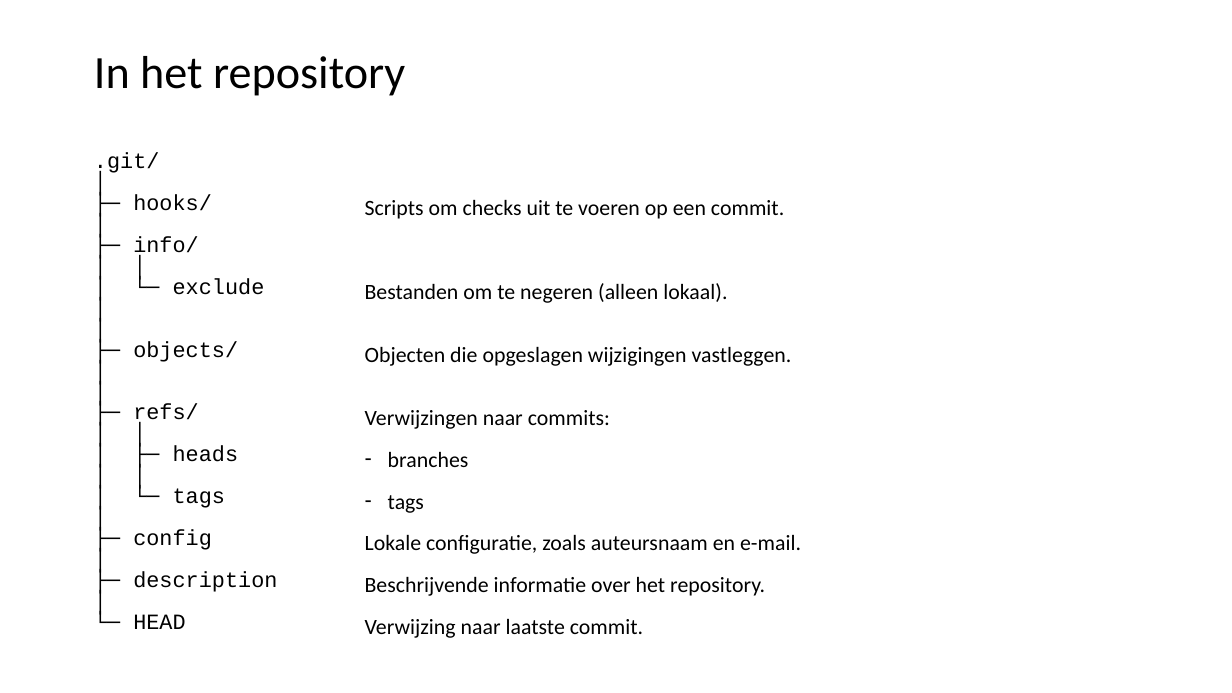
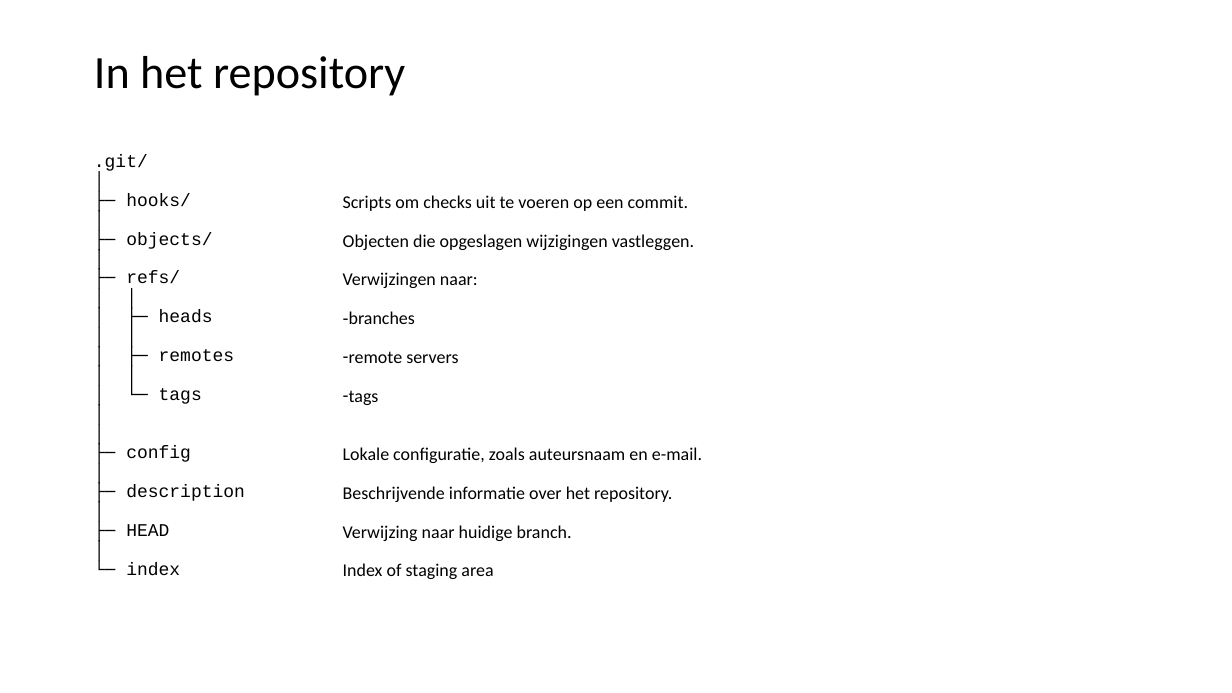
Before and after one commit to LFKoning/knowledge-sharing, a slide deck: slide 11 of git/1_basics/git_basic.pptx (slide 10 before the commit). Drawn at 1232x693 pixels with LibreOffice and Linux fonts; fonts in the diff are those of the drawing. Boxes give left, top, right and bottom in pixels: in the first picture for what was removed or moved away, otherwise in the second. Text is boxed around its words. In the diff, an @@ line names an element or a change of style, - is before the commit and + after.

Commit message:
Git part 1 branching

```diff
--- a/git/1_basics/git_basic.pptx
+++ b/git/1_basics/git_basic.pptx
@@ text at (x1=94, y1=154, x2=245, y2=576): paragraph removed @@
-│
@@ text at (x1=94, y1=154, x2=245, y2=576): paragraph added @@
+│
@@ text "Scripts om checks uit te ..." moved from (x1=365, y1=200, x2=801, y2=638) to (x1=343, y1=195, x2=702, y2=579) @@
@@ text at (x1=94, y1=154, x2=245, y2=501): size 17 to 14 pt in ".git/", "│", "├─ hooks/", "│" and 12 more places; line spacing 0.8 to 0.9 @@
@@ text at (x1=343, y1=195, x2=702, y2=502): size 17 to 14 pt in "Scripts om checks uit te voeren op ...", "Objecten die opgeslagen wijzigingen vastleggen.", "branches", "tags" and 2 more places; line spacing 0.8 to 0.9; indent changed @@
@@ text at (x1=133, y1=236, x2=265, y2=295): paragraphs removed @@
-├─ info/
-│ │
-│ └─ exclude
-│
-│
@@ text at (x1=343, y1=272, x2=478, y2=288): text changed; size 17 to 14 pt @@
-Verwijzingen naar commits:
+Verwijzingen naar:
@@ text at (x1=365, y1=283, x2=727, y2=303): paragraph removed @@
-Bestanden om te negeren (alleen lokaal).
@@ text at (x1=159, y1=349, x2=235, y2=361): paragraphs added @@
+│ ├─ remotes
+│ │
@@ text at (x1=349, y1=351, x2=458, y2=363): paragraph added @@
+– remote servers
@@ text at (x1=126, y1=524, x2=180, y2=576): text changed; size 17 to 14 pt @@
-└─ HEAD
+├─ HEAD
+│
+└─ index
@@ text at (x1=343, y1=525, x2=572, y2=579): text changed; size 17 to 14 pt @@
-Verwijzing naar laatste commit.
+Verwijzing naar huidige branch.
+Index of staging area
```
Also in this commit, not shown: 3 other slides changed, 8 slides added, 2 slides removed.
